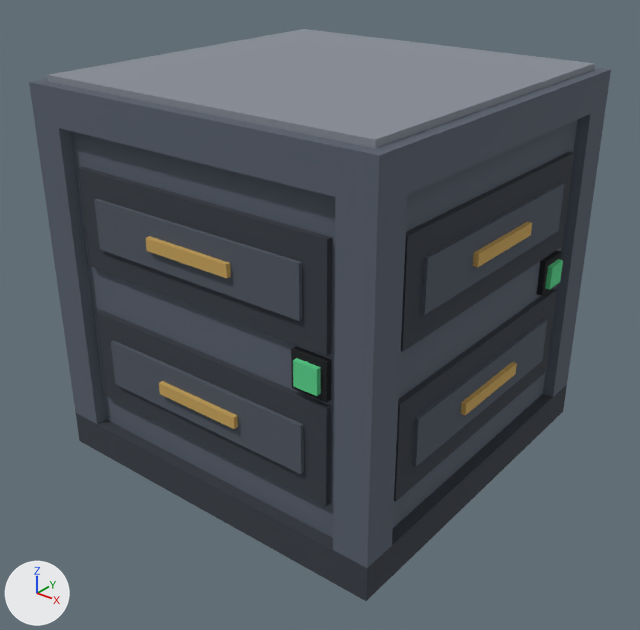
Before and after pictures for a commit that changed the glTF model assets/models/cell.glb.
The view is the same before and after, from a 50 mm lens placed at (1.846, -1.22, 1.415), pointed at (0.524, 0.433, 0.39). Every picture has the same lights, and +X, +Y and +Z are marked at lower left. The first picture is the older version.

The first picture shows 'body.032'.
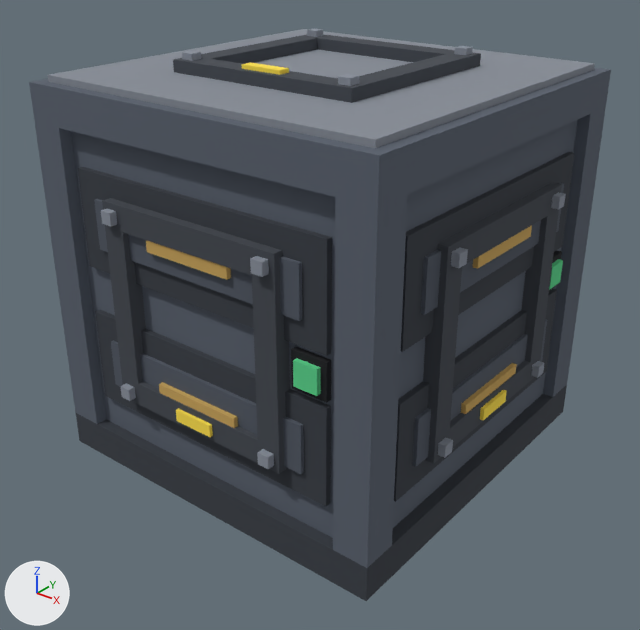
The change in detail:
Material 'glow_energy' (mat_glow_energy) is new.
Its base color is (1.0, 0.753, 0.0685) (yellow #ffe14a).
Its roughness is 1.0.
Material 'case_dark' (mat_case_dark) is new.
Its base color is (0.0545, 0.063, 0.0782) (dark grey #42474f).
Its roughness is 1.0.
Material 'steel' (mat_steel) is new.
Its base color is (0.254, 0.283, 0.337) (grey #8a919d).
Its roughness is 1.0.
Mesh me_cell_link_z is new.
It has 64 vertices, 108 faces and spans x 0.238..0.762, y 0.238..0.762, z 0.991..1.061.
Faces by material slot: [48, 48, 12].
It uses material mat_case_dark (dark grey #42474f).
It uses material mat_steel (grey #8a919d).
It uses material mat_glow_energy (yellow #ffe14a).
Mesh me_cell_link_y_1 is new.
It has 72 vertices, 108 faces and spans x 0.238..0.763, y -0.028..0.038, z 0.238..0.762.
Faces by material slot: [48, 48, 12].
It uses material mat_case_dark (dark grey #42474f).
It uses material mat_steel (grey #8a919d).
It uses material mat_glow_energy (yellow #ffe14a).
Mesh me_cell_link_x is new.
It has 64 vertices, 108 faces and spans x 0.962..1.028, y 0.238..0.762, z 0.238..0.762.
Faces by material slot: [48, 48, 12].
It uses material mat_case_dark (dark grey #42474f).
It uses material mat_steel (grey #8a919d).
It uses material mat_glow_energy (yellow #ffe14a).
Object 'link_z+.021' (ob_link_z__021) is new; it shows me_cell_link_z.
Its location is (0.0, 0.0, 0.0).
Object 'link_y-.023' (ob_link_y__023_1) is new; it shows me_cell_link_y_1.
Its location is (0.0, 0.0, 0.0).
Object 'link_x+.023' (ob_link_x__023) is new; it shows me_cell_link_x.
Its location is (0.0, 0.0, 0.0).

What differs and where, as boxes [x1, y1, x2, y2] in the pictures (640 x 630 px):
'link_y-.023', added: after [101, 198, 290, 474]
    faces in mat_case_dark (dark grey #42474f): [102, 198, 290, 474]
    faces in mat_steel (grey #8a919d): [101, 209, 274, 469]
    faces in mat_glow_energy (yellow #ffe14a): [176, 408, 213, 437]
'link_x+.023', added: after [423, 183, 566, 464]
    faces in mat_case_dark (dark grey #42474f): [423, 183, 562, 464]
    faces in mat_steel (grey #8a919d): [438, 192, 566, 458]
    faces in mat_glow_energy (yellow #ffe14a): [480, 390, 507, 420]
'link_z+.021', added: after [173, 29, 481, 103]
    faces in mat_case_dark (dark grey #42474f): [173, 34, 481, 103]
    faces in mat_steel (grey #8a919d): [182, 29, 473, 86]
    faces in mat_glow_energy (yellow #ffe14a): [241, 63, 289, 75]
